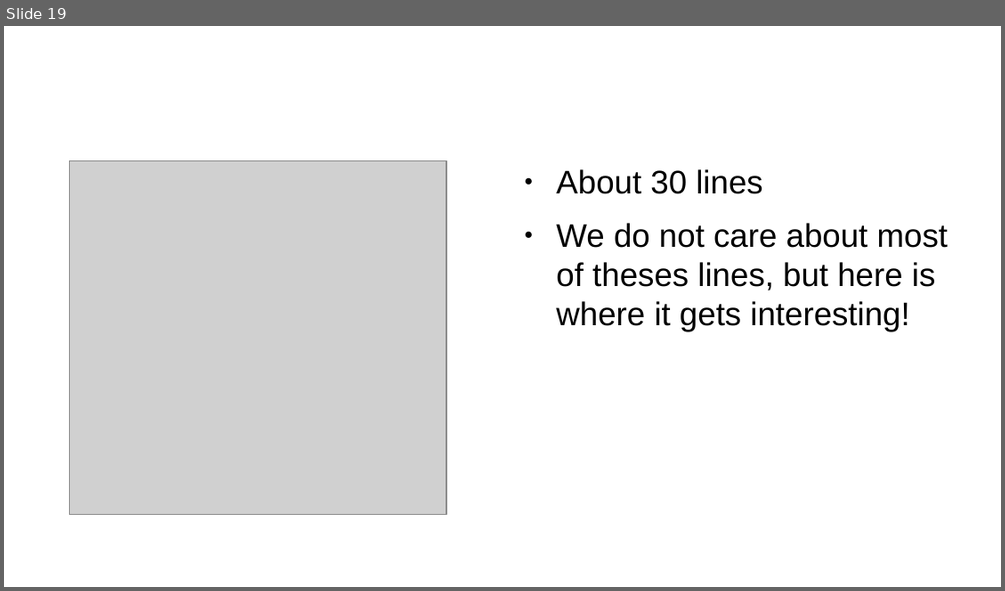
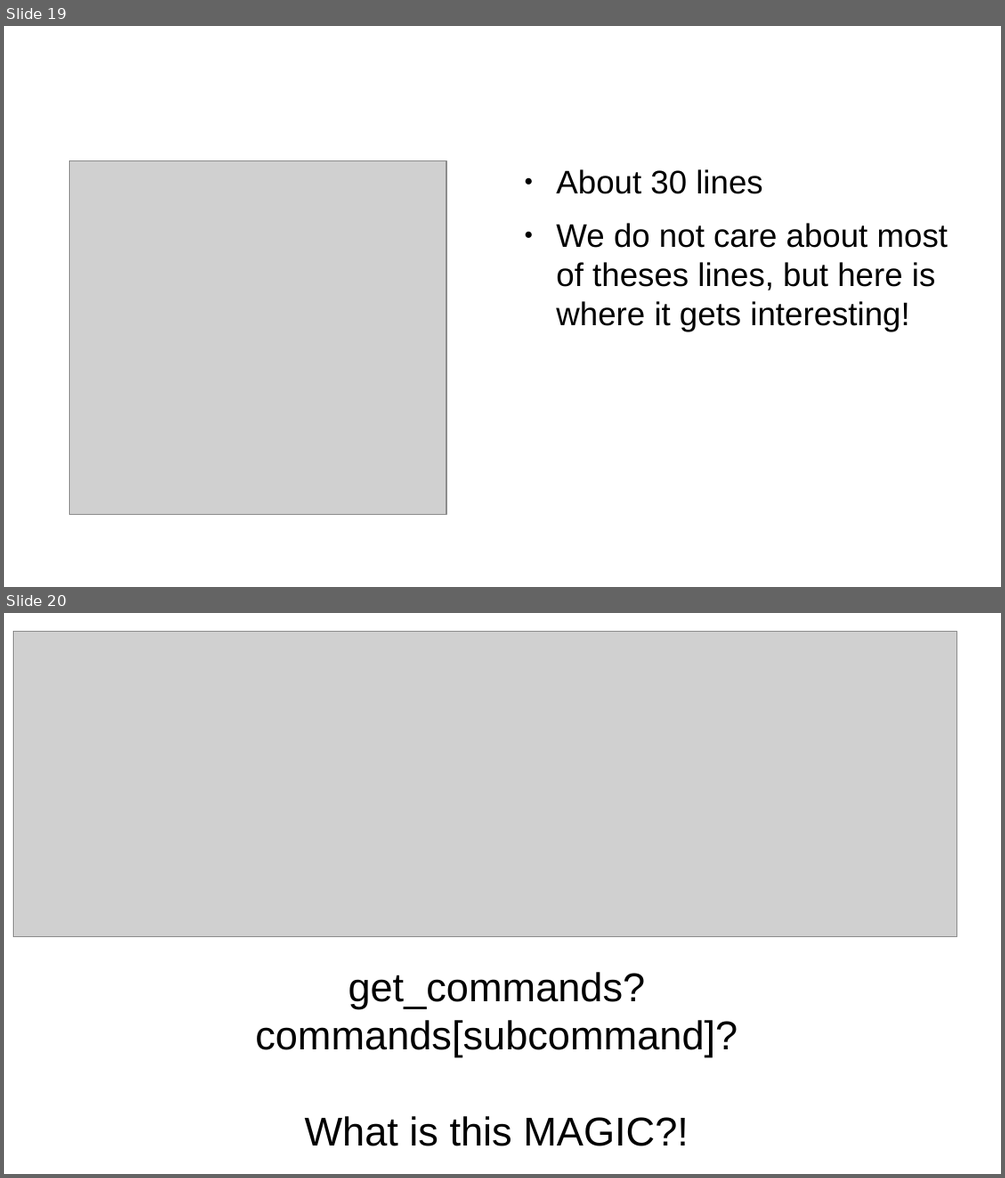
Before and after one commit to crazcalm/django-auto-generated-setup-talk, a slide deck: django_auto_generated_files_talk.odp. Shown one above the other, each under a label of ours: slide 19 before the commit, slides 19 and 20 after it. The pictures are 1005x591 and 1005x1178 pixels, drawn with LibreOffice and Linux fonts; fonts in the diff are those of the drawing; grey boxes stand for pictures; background and template pictures are left out. Boxes give left, top, right and bottom in pixels: in the first picture for what was removed or moved away, otherwise in the second. Text is boxed around its words. In the diff, an @@ line names an element or a change of style, - is before the commit and + after.

```diff
--- a/django_auto_generated_files_talk.odp
+++ b/django_auto_generated_files_talk.odp
@@ slide 20 added at <box>4,613,1001,1174</box>, background #FFFFFF @@
@@ picture added at <box>13,631,957,937</box> @@
@@ text added at <box>255,972,737,1146</box>, 32 pt, text #000000 @@
+get_commands?
+commands[subcommand]?
+What is this MAGIC?!
```
Also in this commit, not shown: 1 slide changed, 17 other slides added, 10 other files.
